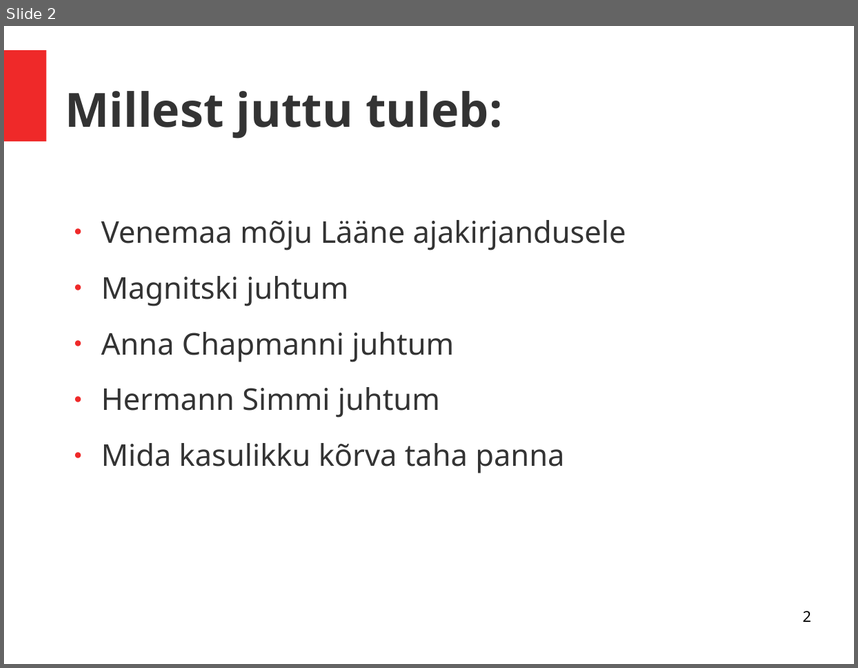
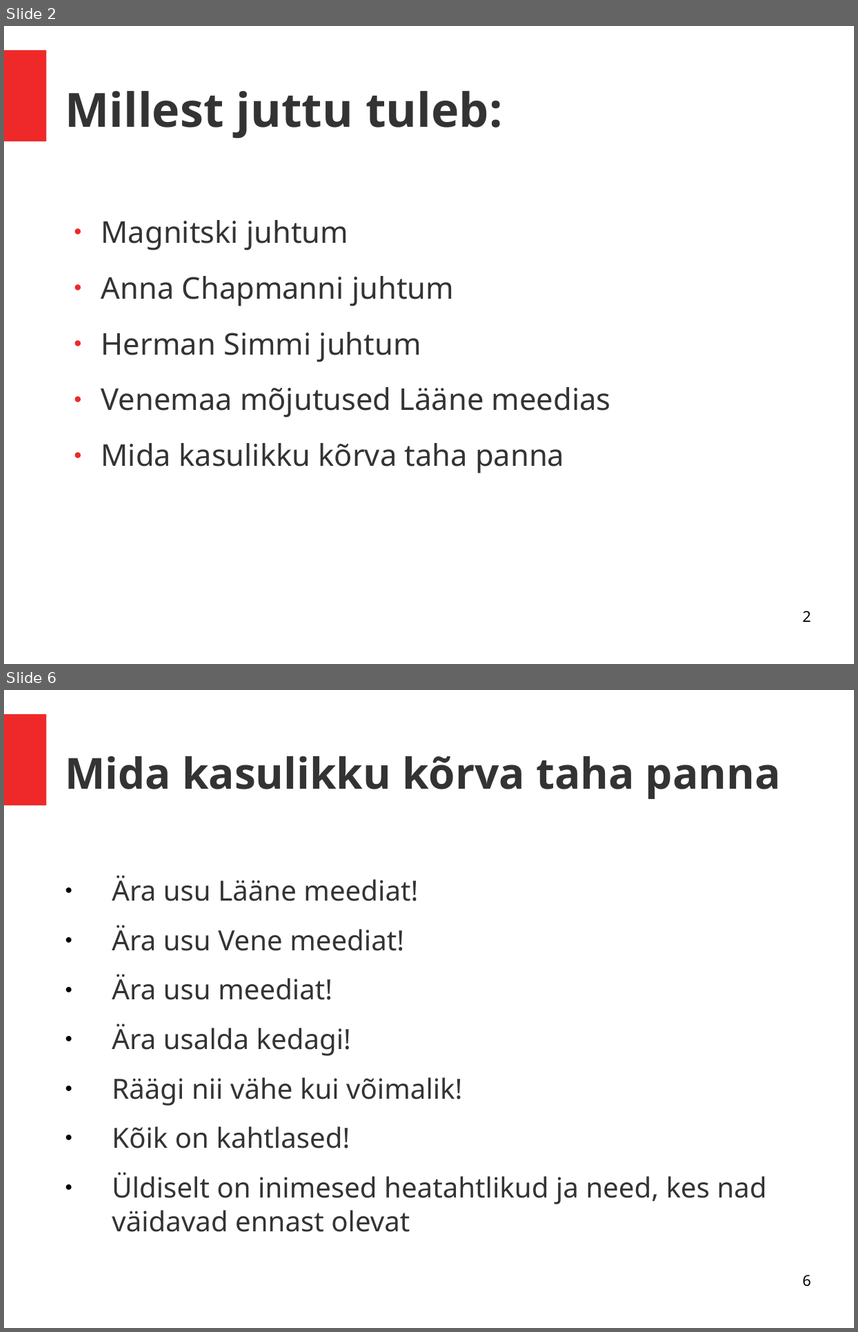
Before and after one commit to kaabugavehkija/kaabugavehkija.github.io, a slide deck: Ettekanne/Ettekanne_mustasaar.ppt. Shown one above the other, each under a label of ours: slide 2 before the commit, slides 2 and 6 after it; the slides between them are not shown. The pictures are 858x668 and 858x1332 pixels, drawn with LibreOffice and Linux fonts; fonts in the diff are those of the drawing. Boxes give left, top, right and bottom in pixels: in the first picture for what was removed or moved away, otherwise in the second. Text is boxed around its words. In the diff, an @@ line names an element or a change of style, - is before the commit and + after.

```diff
--- a/Ettekanne/Ettekanne_mustasaar.ppt
+++ b/Ettekanne/Ettekanne_mustasaar.ppt
@@ slide 6 added at box(4, 690, 854, 1328), background #FFFFFF; not listed: 1 template element that a slide beside it also shows @@
@@ title added at box(65, 756, 781, 799), 40 pt, text #333333, bold @@
+Mida kasulikku kõrva taha panna
@@ text added at box(112, 875, 766, 1232), 25.9 pt, text #333333 @@
+● Ära usu Lääne meediat!
+● Ära usu Vene meediat!
+● Ära usu meediat!
+● Ära usalda kedagi!
+● Räägi nii vähe kui võimalik!
+● Kõik on kahtlased!
+● Üldiselt on inimesed heatahtlikud ja need, kes nad väidavad ennast olevat
@@ page number added at box(802, 1274, 811, 1286), 14 pt, text #000000 @@
+6
@@ slide 2 changed as well @@
@@ text at box(101, 220, 626, 250): paragraph removed @@
-● Venemaa mõju Lääne ajakirjandusele
@@ text at box(101, 332, 611, 417): text changed @@
-● Hermann Simmi juhtum
+● Herman Simmi juhtum
+● Venemaa mõjutused Lääne meedias
```
Also in this commit, not shown: 3 other slides added, 4 other files.
